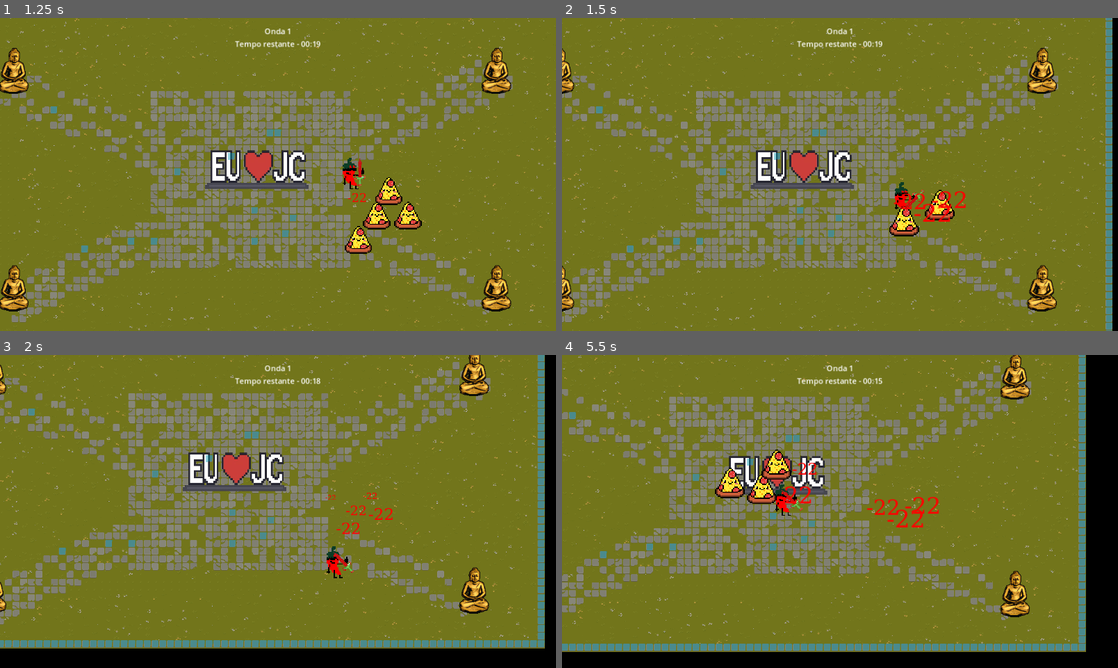
Above: before the commit, frames 1-4 (two rows, left to right).
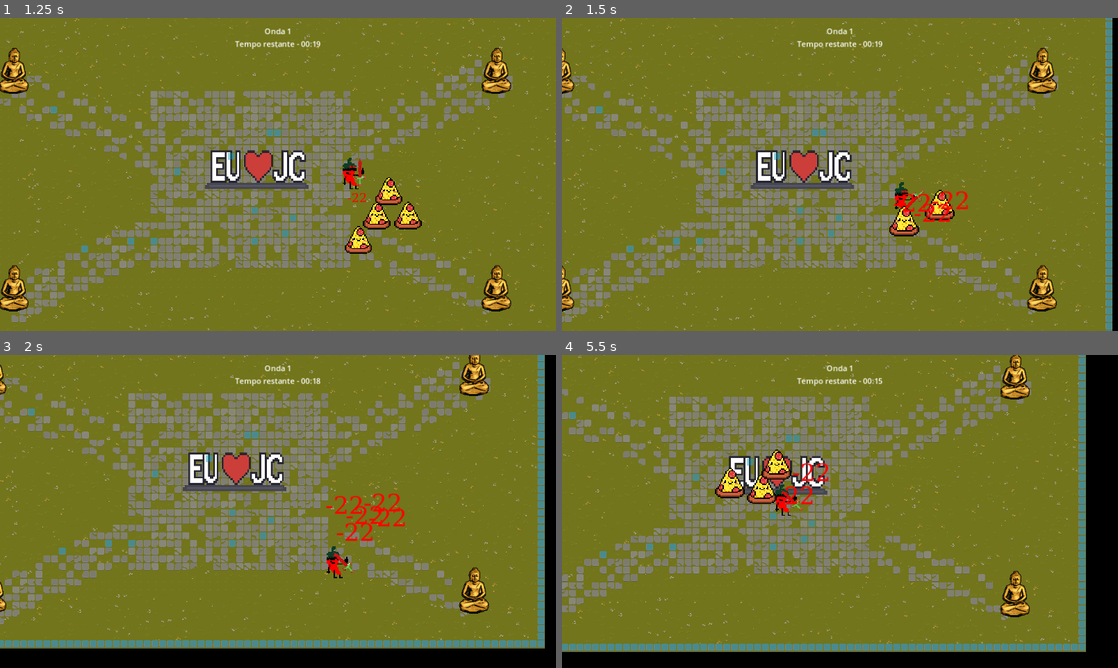
Above: after the commit, the same moments.

Repository: eduardomanhabosco/pepper-simulator
Game: Godot game, scene res://management/game_level.tscn
The game is run twice, just before and just after one commit, with the same random seed, the same clock (stepped at 60 frames per second) and the same inputs. This scene is started directly instead of the project's main scene.
Inputs:
- Up to frame 1 (1.25 s): hold D (move_right) from 0.53 s (still down)
- Up to frame 2 (1.5 s): release D (move_right) at 1.28 s; hold S (move_down) from 1.28 s (still down)
- Up to frame 3 (2 s): keep holding S (move_down)
- Up to frame 4 (5.5 s): release S (move_down) at 2.03 s; hold D (move_right) 2.03-2.78 s; hold W (move_up) 2.78-3.53 s; hold A (move_left) 3.53-5.03 s; hold S (move_down) from 5.03 s (still down)

Frame 1 is identical in both runs. In frame 2, 0.3% of the frame differs, in the area x 59-73%, y 55-62%; in frame 3, 0.6%, in the area x 58-73%, y 44-60%; in frame 4, 0.6%.

Commit message:
Ajuste nos danods

Diff:
--- a/interface/text_popup.tscn
+++ b/interface/text_popup.tscn
@@ -49,7 +49,6 @@
 
 [sub_resource type="Animation" id="Animation_rgmfl"]
 resource_name = "animation_popup"
-loop_mode = 1
 step = 0.05
 tracks/0/type = "value"
 tracks/0/imported = false
--- a/management/wave_manager.gd
+++ b/management/wave_manager.gd
@@ -15,6 +15,13 @@
 	2: {
 		"wave_time": 25,
 		"wave_amount": 2,
+		"wave_spawn_cooldown": 4,
+		"spots_amount": [3, 6],
+		"wave_difficulty": "hard"
+	},
+	3: {
+		"wave_time": 25,
+		"wave_amount": 3,
 		"wave_spawn_cooldown": 4,
 		"spots_amount": [3, 6],
 		"wave_difficulty": "medium_to_hard"
